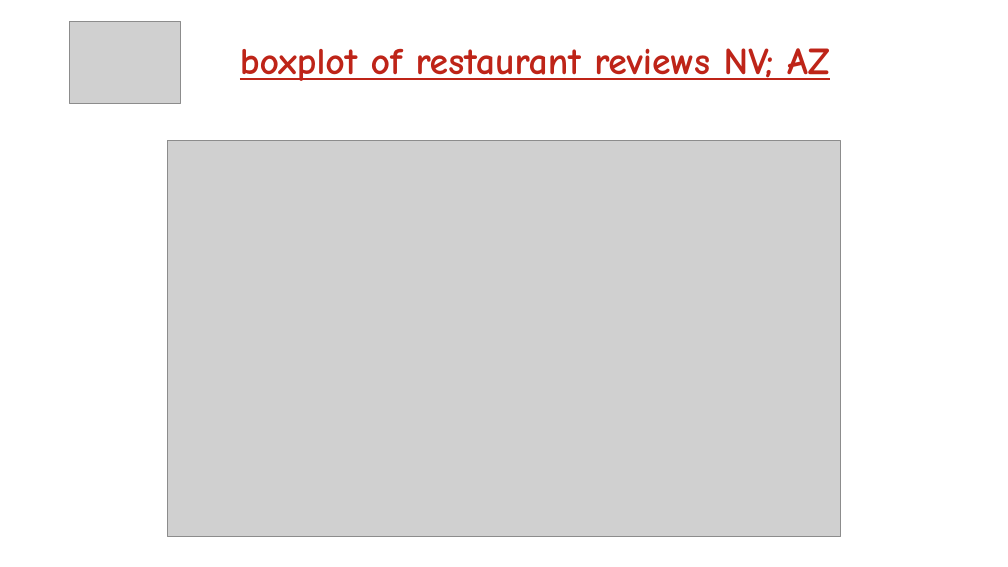
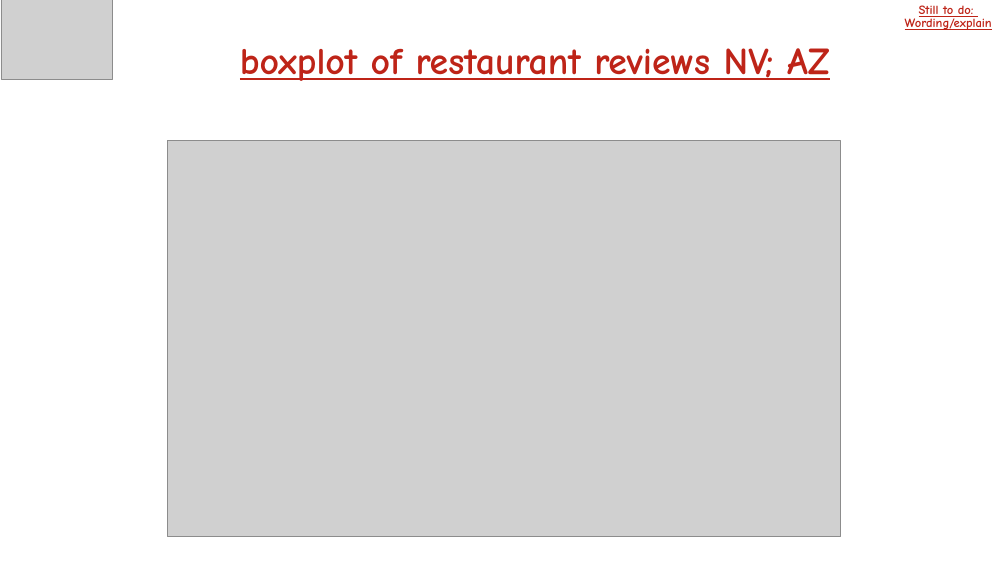
Before and after one commit to dev5680/DRTFinalProject, a slide deck: slide 5 of DRT_Thinking.pptx (slide 7 before the commit). Drawn at 1008x567 pixels with LibreOffice and Linux fonts; fonts in the diff are those of the drawing; grey boxes stand for pictures. Boxes give left, top, right and bottom in pixels: in the first picture for what was removed or moved away, otherwise in the second. Text is boxed around its words. In the diff, an @@ line names an element or a change of style, - is before the commit and + after.

```diff
--- a/DRT_Thinking.pptx
+++ b/DRT_Thinking.pptx
@@ picture: place and size @@
-picture at [70, 21, 181, 104]
+picture at [1, 0, 112, 80]
@@ text added at [905, 5, 992, 30], 12 pt, text #BE2418, bold, underline @@
+Still to do:
+Wording/explain
```
Also in this commit, not shown: 5 other slides changed, 10 slides added, 2 slides removed.
